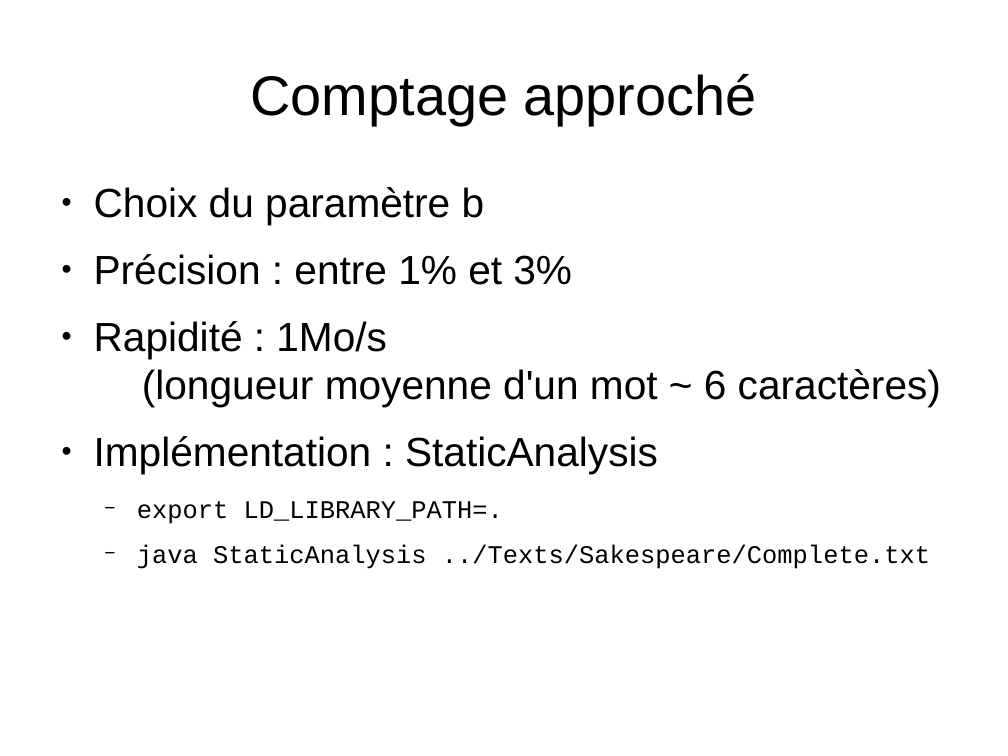
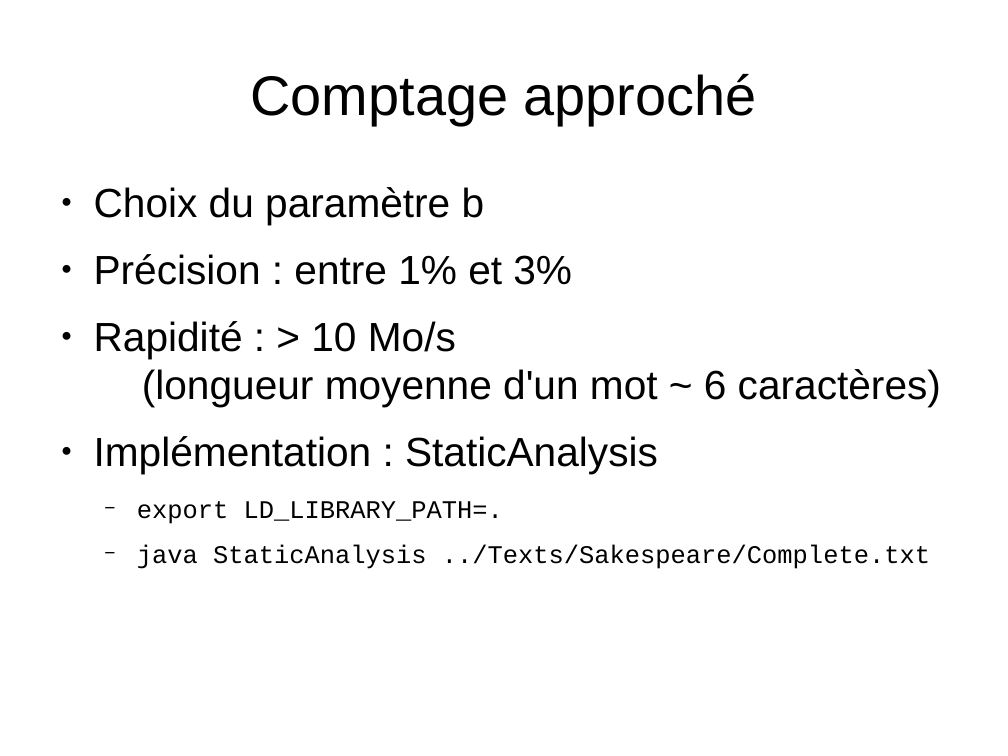
Before and after one commit to tal-chan/projet_inf431, a slide deck: slide 5 of Soutenance.odp (slide 4 before the commit). Drawn at 1008x756 pixels with LibreOffice and Linux fonts; fonts in the diff are those of the drawing. Boxes give left, top, right and bottom in pixels: in the first picture for what was removed or moved away, otherwise in the second. Text is boxed around its words. In the diff, an @@ line names an element or a change of style, - is before the commit and + after.

```diff
--- a/Soutenance.odp
+++ b/Soutenance.odp
@@ text at (x1=94, y1=321, x2=941, y2=407): text changed @@
-● Rapidité : 1Mo/s
-  (longueur moyenne d'un mot ~ 6 caractères)
+● Rapidité : > 10 Mo/s
+  (longueur moyenne d'un mot ~ 6 caractères)
```
Also in this commit, not shown: 5 other slides changed, 1 slide added, 3 other files.
